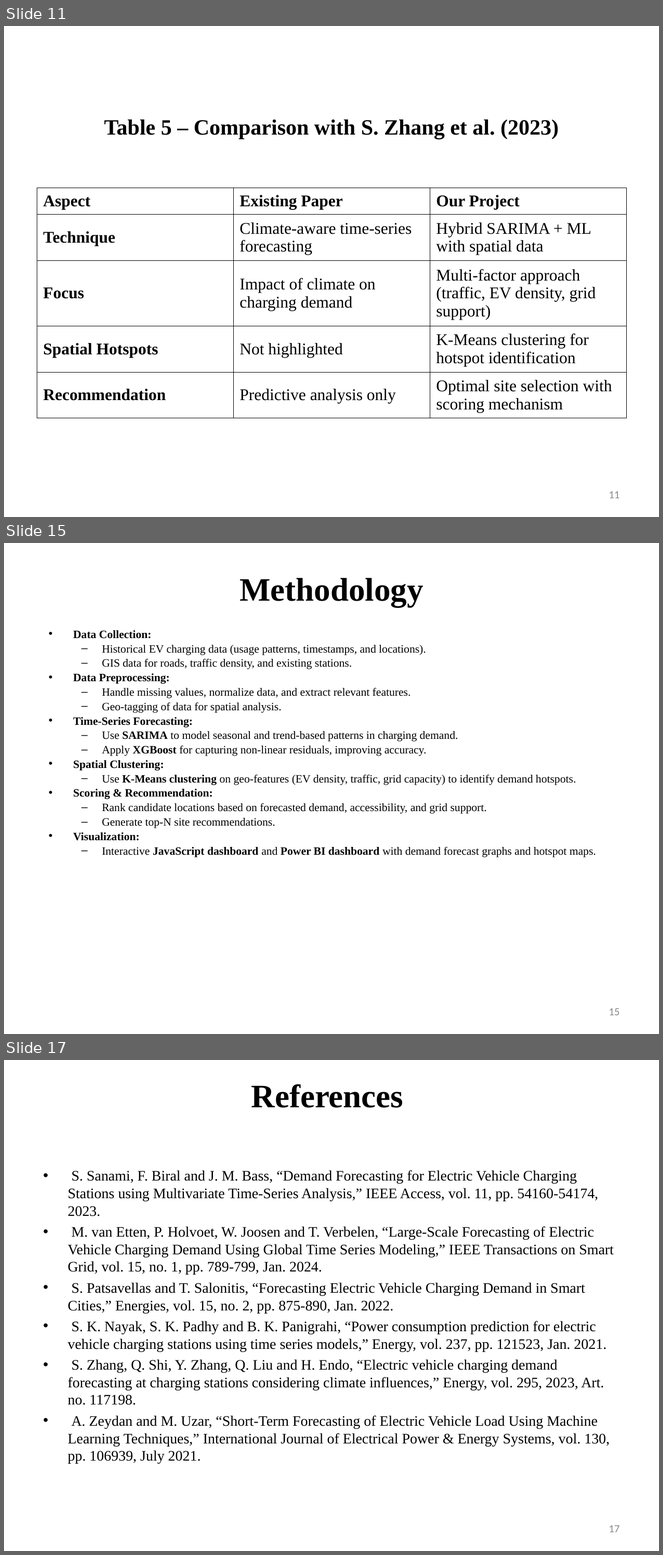
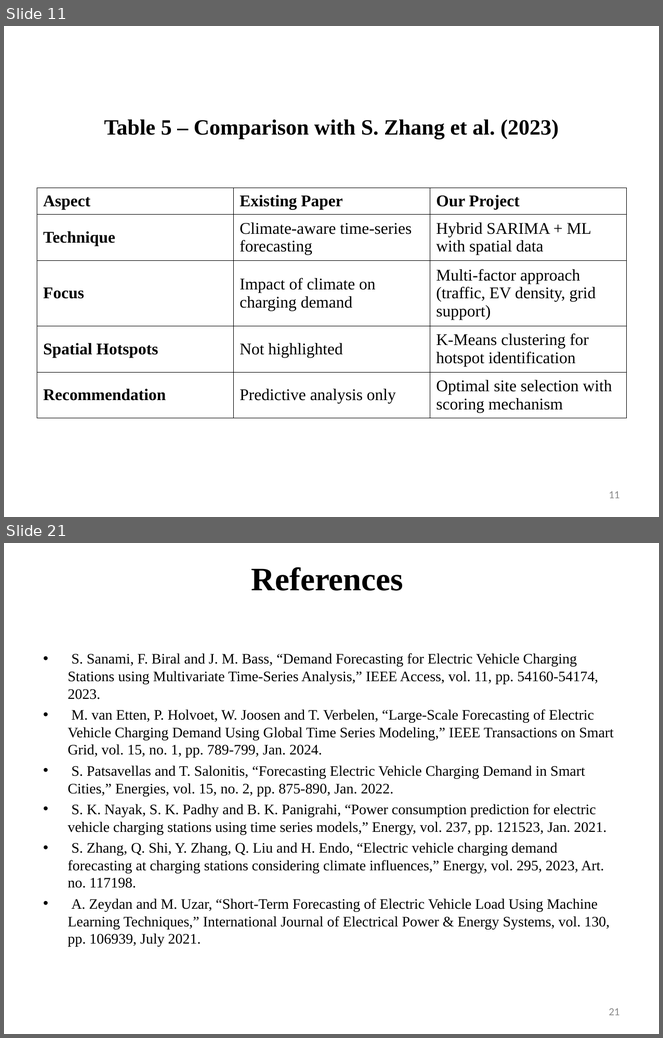
Before and after one commit to TirthDhandhukia30/EVision, a slide deck: Models/Topic 1- EVision.ppt. Shown one above the other, each under a label of ours: slides 11, 15 and 17 before the commit, slides 11 and 21 after it; the slides between them are not shown. The pictures are 663x1555 and 663x1038 pixels, drawn with LibreOffice and Linux fonts; fonts in the diff are those of the drawing. Boxes give left, top, right and bottom in pixels: in the first picture for what was removed or moved away, otherwise in the second. Text is boxed around its words. In the diff, an @@ line names an element or a change of style, - is before the commit and + after.

```diff
--- a/Models/Topic 1- EVision.ppt
+++ b/Models/Topic 1- EVision.ppt
@@ slide 15 removed at (4, 543, 659, 1034), background #FFFFFF at 50% opacity @@
@@ title removed at (240, 578, 423, 607) @@
-Methodology
@@ text removed at (73, 630, 596, 858) @@
-• Data Collection:
-  – Historical EV charging data (usage patterns, timestamps, and locations).
-  – GIS data for roads, traffic density, and existing stations.
-• Data Preprocessing:
-  – Handle missing values, normalize data, and extract relevant features.
-  – Geo-tagging of data for spatial analysis.
-• Time-Series Forecasting:
-  – Use SARIMA to model seasonal and trend-based patterns in charging demand.
-  – Apply XGBoost for capturing non-linear residuals, improving accuracy.
-• Spatial Clustering:
-  – Use K-Means clustering on geo-features (EV density, traffic, grid capacity) to identify demand hotspots.
-• Scoring & Recommendation:
-  – Rank candidate locations based on forecasted demand, accessibility, and grid support.
-  – Generate top-N site recommendations.
-• Visualization:
-  – Interactive JavaScript dashboard and Power BI dashboard with demand forecast graphs and hotspot maps.
@@ page number removed at (609, 1008, 620, 1016) @@
-15
@@ what was slide 17 is now slide 21 @@
@@ page number at (609, 1008, 620, 1016): text changed @@
-17
+21
```
Also in this commit, not shown: 7 slides changed, 6 slides added, 2 other slides removed, 29 other files.
